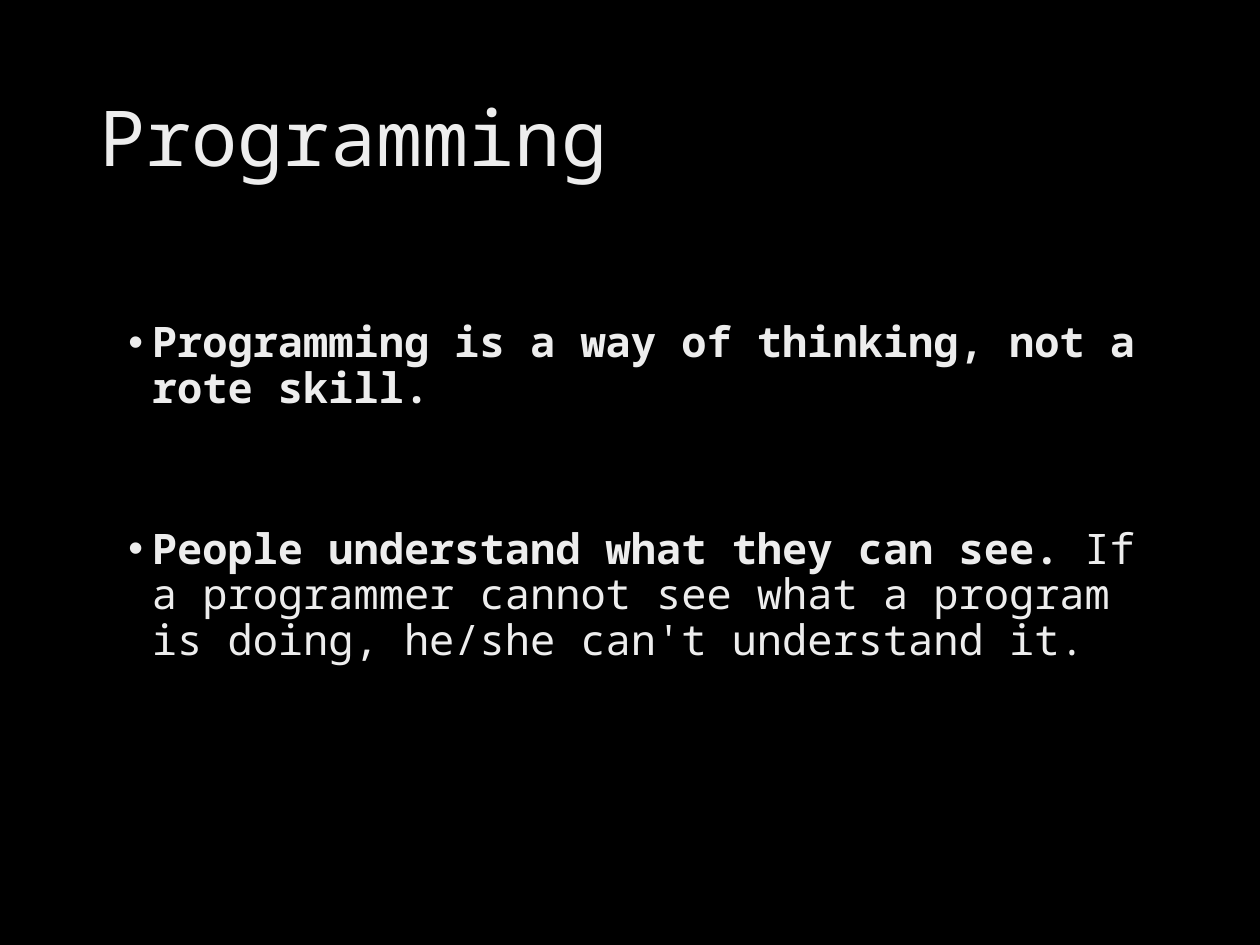
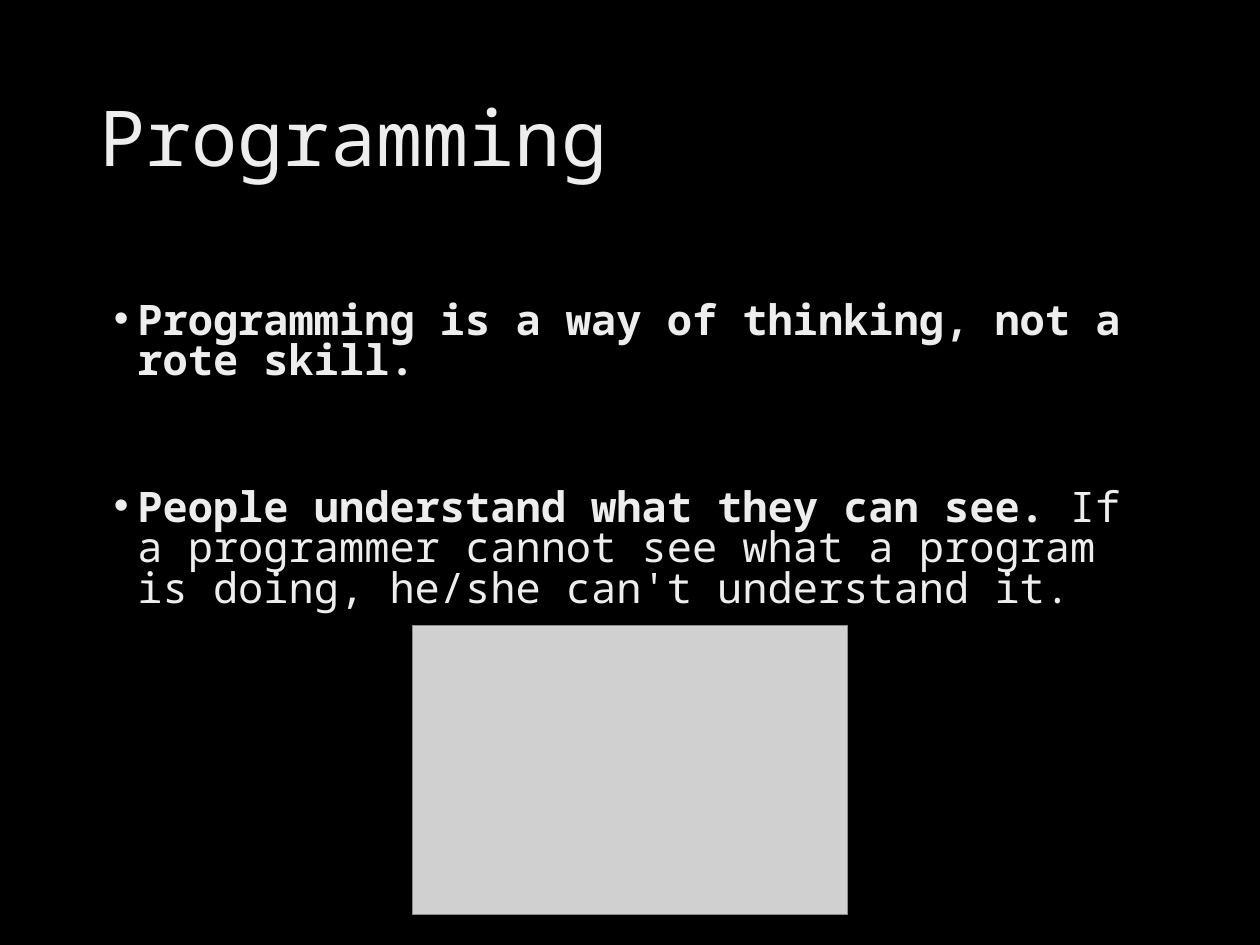
Before and after one commit to brevans/MPS_Workshop, a slide deck: slide 4 of presentations/intro python.pptx (slide 3 before the commit). Drawn at 1260x945 pixels with LibreOffice and Linux fonts; fonts in the diff are those of the drawing; grey boxes stand for pictures; background and template pictures are left out. Boxes give left, top, right and bottom in pixels: in the first picture for what was removed or moved away, otherwise in the second. Text is boxed around its words. In the diff, an @@ line names an element or a change of style, - is before the commit and + after.

```diff
--- a/presentations/intro python.pptx
+++ b/presentations/intro python.pptx
@@ text "Programming is a way of ..." moved from (x1=152, y1=324, x2=1135, y2=666) to (x1=137, y1=302, x2=1120, y2=614) @@
@@ text "Programming is a way of ..." at (x1=137, y1=302, x2=1120, y2=614): line spacing 0.9 to 0.8 @@
@@ picture added at (x1=412, y1=625, x2=848, y2=914) @@
```
Also in this commit, not shown: 6 other slides changed, 3 slides added.
